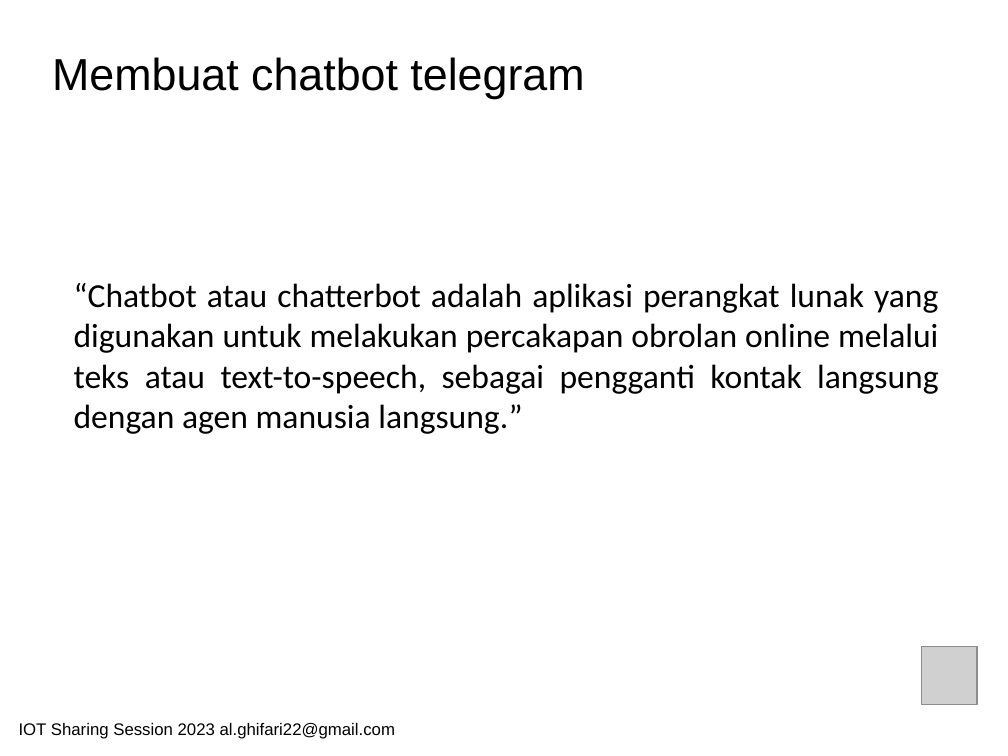
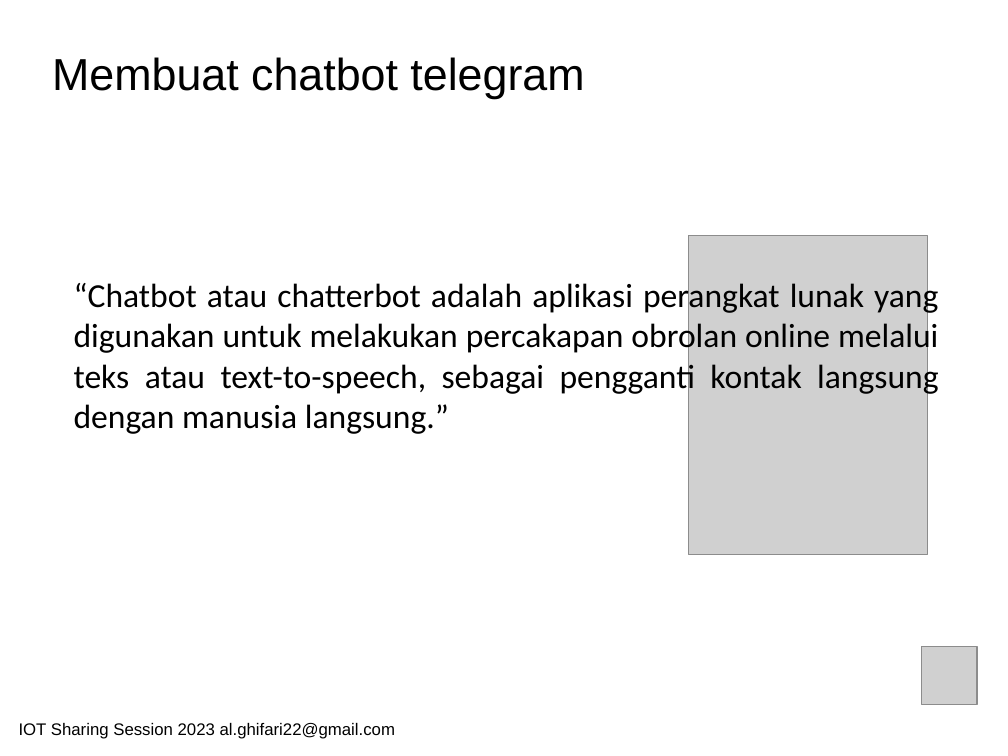
Before and after one commit to bangjii/IOT-Sharing-Telegram-Chatbot, a slide deck: slide 7 of IOT Sharing Session 2023 - Hudzaifah.pptx (slide 6 before the commit). Drawn at 1008x756 pixels with LibreOffice and Linux fonts; fonts in the diff are those of the drawing; grey boxes stand for pictures. Boxes give left, top, right and bottom in pixels: in the first picture for what was removed or moved away, otherwise in the second. Text is boxed around its words. In the diff, an @@ line names an element or a change of style, - is before the commit and + after.

```diff
--- a/IOT Sharing Session 2023 - Hudzaifah.pptx
+++ b/IOT Sharing Session 2023 - Hudzaifah.pptx
@@ picture added at box(688, 235, 926, 554) @@
@@ text at box(74, 279, 938, 434): text changed @@
-“Chatbot atau chatterbot adalah aplikasi perangkat lunak yang digunakan untuk melakukan percakapan obrolan online melalui teks atau text-to-speech, sebagai pengganti kontak langsung dengan agen manusia langsung.”
+“Chatbot atau chatterbot adalah aplikasi perangkat lunak yang digunakan untuk melakukan percakapan obrolan online melalui teks atau text-to-speech, sebagai pengganti kontak langsung dengan manusia langsung.”
```
Also in this commit, not shown: 3 other slides changed, 10 slides added, 1 slide removed.
